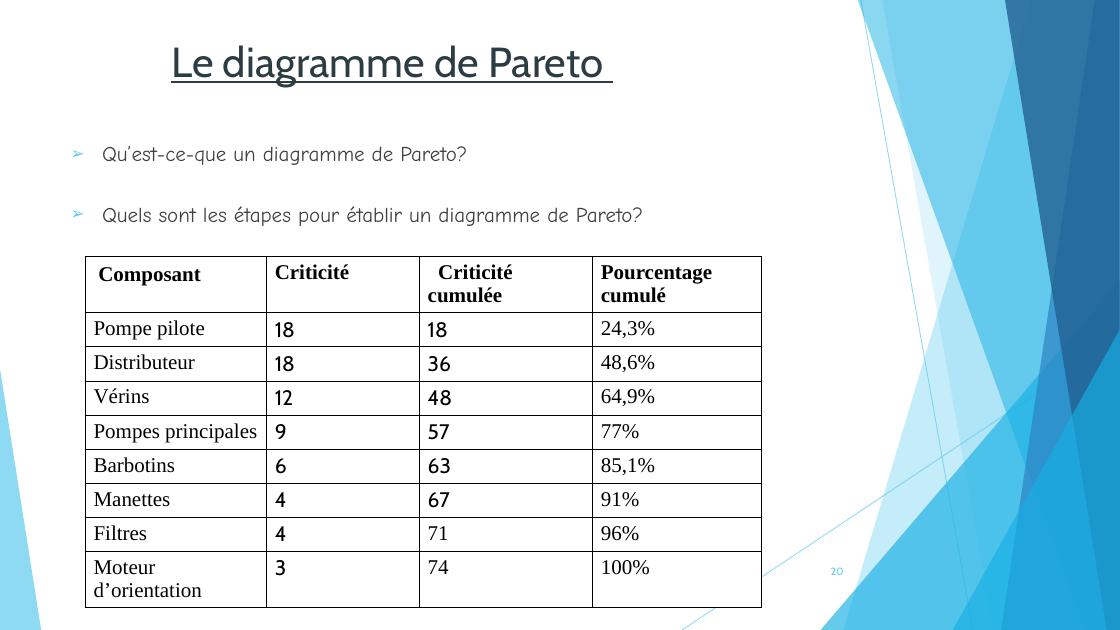
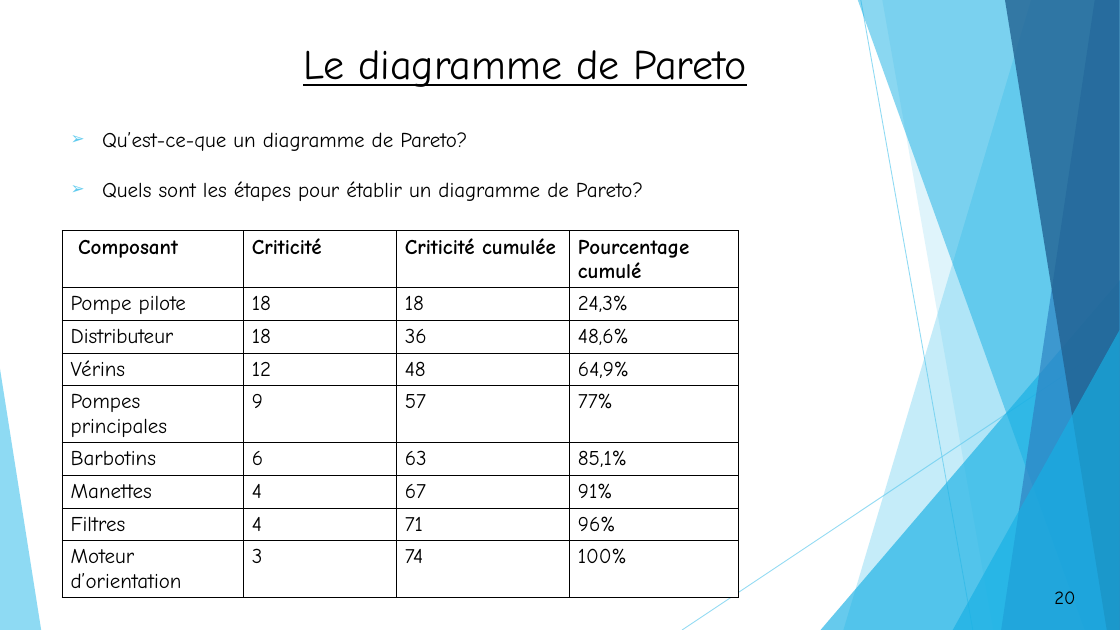
Before and after one commit to OussamaTeyib/PFE_2024, a slide deck: slide 20 of Présentation.pptx. Drawn at 1120x630 pixels with LibreOffice and Linux fonts; fonts in the diff are those of the drawing. Boxes give left, top, right and bottom in pixels: in the first picture for what was removed or moved away, otherwise in the second. Text is boxed around its words. In the diff, an @@ line names an element or a change of style, - is before the commit and + after.

```diff
--- a/Présentation.pptx
+++ b/Présentation.pptx
@@ title "Le diagramme de Pareto": place and size @@
-title "Le diagramme de Pareto" at [171, 45, 603, 87]
+title "Le diagramme de Pareto" at [303, 50, 747, 87]
@@ title "Le diagramme de Pareto" at [303, 50, 747, 87]: font Cabin to Comic Neue, text colour #2C3C43 to #000000 @@
@@ text "Qu’est-ce-que un diagramme de Pareto?": place and size @@
-text "Qu’est-ce-que un diagramme de Pareto?" at [102, 146, 467, 165]
+text "Qu’est-ce-que un diagramme de Pareto?" at [102, 132, 467, 151]
@@ text "Qu’est-ce-que un diagramme de Pareto?" at [102, 132, 467, 151]: text colour #404040 to #000000 @@
@@ text "Quels sont les étapes pour ..." at [102, 181, 643, 201]: text colour #404040 to #000000 @@
@@ text "Quels sont les étapes pour ...": place and size @@
-text "Quels sont les étapes pour ..." at [102, 206, 643, 226]
+text "Quels sont les étapes pour ..." at [102, 181, 643, 201]
@@ table at [62, 231, 739, 609] @@
@@ font Times New Roman to Comic Neue in "Composant", "Criticité", "Criticité cumulée", "Pourcentage cumulé" and 18 more places @@
@@ font Cabin to Comic Neue in "18", "18", "18", "36" and 10 more places @@
@@ table: place and size @@
-table at [85, 257, 761, 610]
+table at [62, 231, 739, 609]
@@ page number: place and size @@
-page number at [831, 567, 844, 575]
+page number at [1032, 581, 1098, 614]
@@ page number at [1032, 581, 1098, 614]: size 9 to 16 pt, font Cabin to Comic Neue, text colour #5FCBEF to #000000; alignment right to centre; fill none to #FFFFFF; outline none to #000000 1.5 pt @@
```
Also in this commit, not shown: 22 other slides changed, 1 slide added, 1 slide removed, 5 other files.
